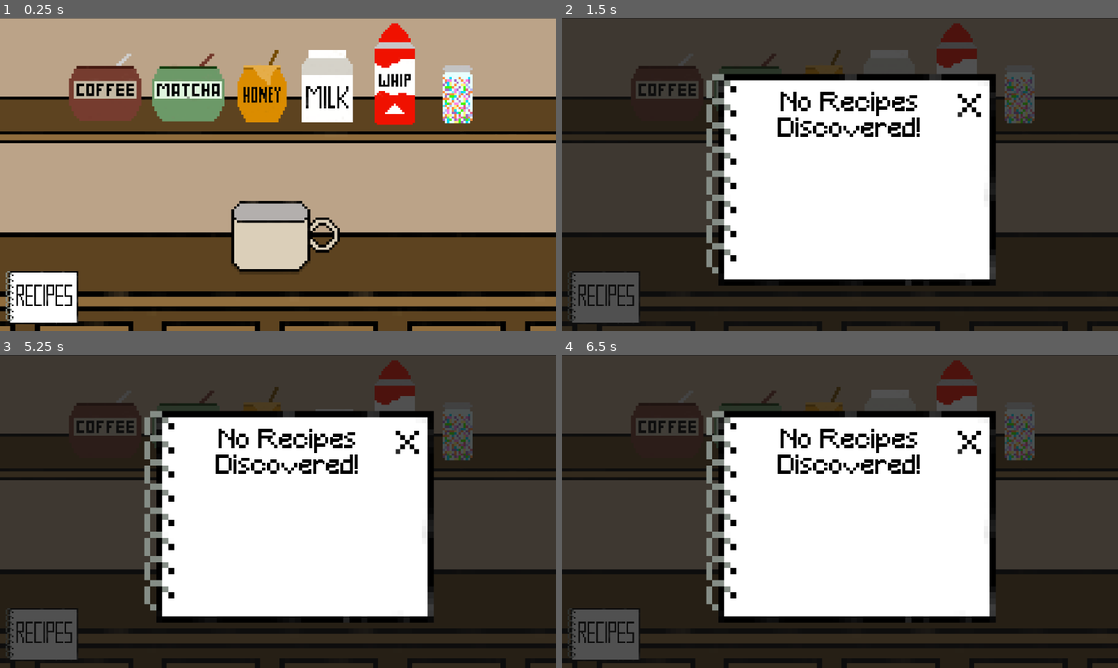
Above: before the commit, frames 1-4 (two rows, left to right).
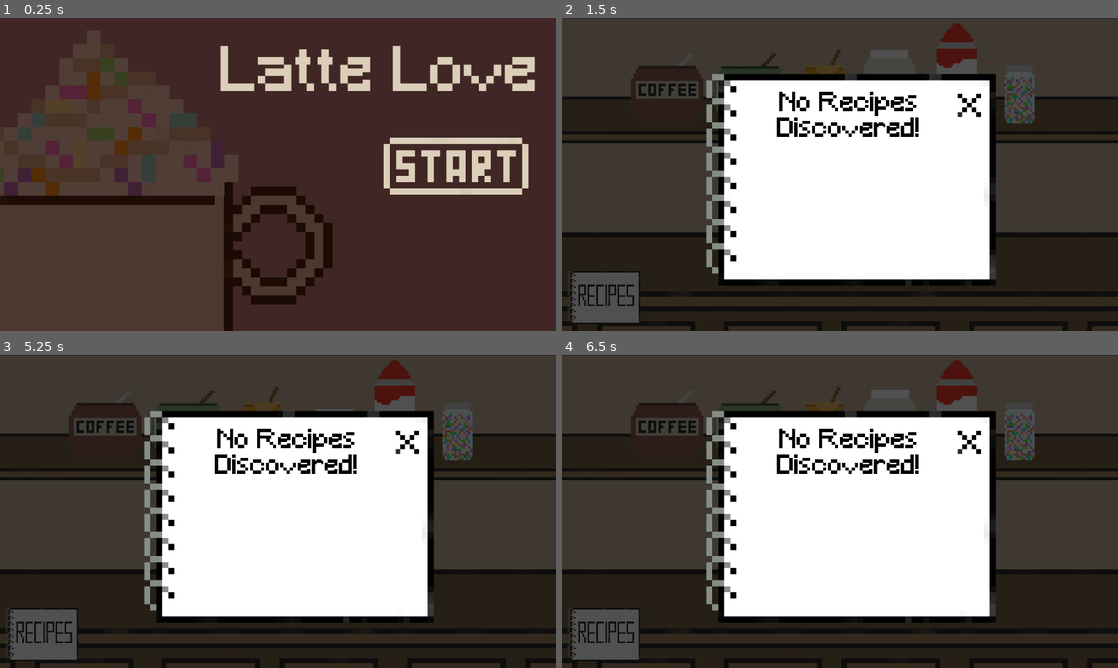
Above: after the commit, the same moments.

Repository: crencricca/coffee-shop-simulator
Game: Godot game, scene res://scenes/game.tscn
The game is run twice, just before and just after one commit, with the same random seed, the same clock (stepped at 60 frames per second) and the same inputs.
Inputs (mouse positions are in pixels of both pictures, inside the frame that each line leads up to):
- Up to frame 1 (0.25 s): no input
- Up to frame 2 (1.5 s): click (1017, 165) at 0.52 s; click (606, 296) at 1.25 s
- Up to frame 3 (5.25 s): click (44, 633) at 2 s; click (44, 633) at 2.75 s; tap Enter at 3.5, 5 s; drag from (266, 570) to (105, 426) at 3.52 s; tap Space at 4.25 s; drag from (166, 527) to (266, 570) at 4.27 s; move the mouse to (333, 442) at 5.02 s; click (333, 442) at 5.17 s
- Up to frame 4 (6.5 s): tap Space at 5.75 s; drag from (812, 574) to (751, 426) at 5.77 s

The runs differ from the first frame. In frame 1, 89% of the frame differs, in the area x 0-100%, y 0-100%; in frame 2, 0.8%; in frame 3, 0.8%; in frame 4, 0.8%.

Commit message:
Add start screen

Diff:
--- a/project.godot
+++ b/project.godot
@@ -13,7 +13,7 @@
 config/name="Coffee Minigame"
 run/main_scene="uid://buurjvc5gnm3f"
 config/features=PackedStringArray("4.4", "Forward Plus")
-config/icon="res://icon.svg"
+config/icon="uid://dmqmfsw0o200x"
 
 [display]
 
--- a/scenes/game.tscn
+++ b/scenes/game.tscn
@@ -7,13 +7,13 @@
 [ext_resource type="PackedScene" uid="uid://djbuqgvkxwsgb" path="res://scenes/beverage.tscn" id="2_yqjtg"]
 [ext_resource type="Texture2D" uid="uid://bl8817lmynbij" path="res://assets/UI/Recipes/Recipe book.png" id="3_lnu2h"]
 [ext_resource type="PackedScene" uid="uid://bcx4apmnljqqg" path="res://scenes/recipe_book.tscn" id="5_iywne"]
+[ext_resource type="PackedScene" uid="uid://bufhx2vsvb0bl" path="res://scenes/start_screen.tscn" id="8_gee14"]
 
 [node name="Game" type="Node2D"]
 script = ExtResource("1_lbhrr")
 
 [node name="Background Music" type="AudioStreamPlayer" parent="."]
 stream = ExtResource("2_u5sy4")
-autoplay = true
 playback_type = 1
 parameters/looping = true
 
@@ -87,8 +87,11 @@
 [node name="Next" parent="Recipe Book" index="2"]
 metadata/_edit_use_anchors_ = true
 
-[node name="Close" parent="Recipe Book" index="3"]
+[node name="Close" parent="Recipe Book" index="4"]
 metadata/_edit_use_anchors_ = true
+
+[node name="Start Screen" parent="." instance=ExtResource("8_gee14")]
+visible = false
 
 [connection signal="pressed" from="Recipes Button" to="." method="_on_recipes_button_pressed"]
 [connection signal="input_event" from="Beverage" to="Beverage" method="_on_input_event"]
--- a/scenes/recipe_book.tscn
+++ b/scenes/recipe_book.tscn
@@ -24,7 +24,7 @@
 
 [node name="Title" type="RichTextLabel" parent="Recipe"]
 layout_mode = 0
-offset_left = 444.0
+offset_left = 420.0
 offset_top = 592.0
 offset_right = 2528.0
 offset_bottom = 1136.0
@@ -37,10 +37,10 @@
 
 [node name="List" type="RichTextLabel" parent="Recipe"]
 layout_mode = 0
-offset_left = 540.0
-offset_top = 1188.0
-offset_right = 2564.0
-offset_bottom = 2292.0
+offset_left = 752.0
+offset_top = 1268.0
+offset_right = 2520.0
+offset_bottom = 2412.0
 theme_override_colors/default_color = Color(0, 0, 0, 1)
 theme_override_fonts/normal_font = ExtResource("3_bhyhu")
 theme_override_font_sizes/normal_font_size = 204
@@ -49,11 +49,21 @@
 [node name="Next" type="TextureButton" parent="."]
 visible = false
 offset_left = 652.0
-offset_top = 352.0
+offset_top = 365.0
 offset_right = 3652.0
-offset_bottom = 3352.0
+offset_bottom = 3365.0
 scale = Vector2(0.015, 0.015)
 texture_normal = ExtResource("3_1vfb6")
+
+[node name="Previous" type="TextureButton" parent="."]
+visible = false
+offset_left = 104.0
+offset_top = 365.0
+offset_right = 3104.0
+offset_bottom = 3365.0
+scale = Vector2(0.015, 0.015)
+texture_normal = ExtResource("3_1vfb6")
+flip_h = true
 
 [node name="Close" type="TextureButton" parent="."]
 offset_left = 651.0
@@ -63,4 +73,19 @@
 scale = Vector2(0.02, 0.02)
 texture_normal = ExtResource("2_jfus2")
 
+[node name="Number" type="RichTextLabel" parent="."]
+visible = false
+offset_left = 539.0
+offset_top = 573.0
+offset_right = 728.0
+offset_bottom = 624.0
+theme_override_colors/default_color = Color(0, 0, 0, 1)
+theme_override_fonts/normal_font = ExtResource("3_bhyhu")
+theme_override_font_sizes/normal_font_size = 50
+text = "10 / 10"
+fit_content = true
+scroll_active = false
+horizontal_alignment = 1
+
 [connection signal="pressed" from="Next" to="." method="_on_next_pressed"]
+[connection signal="pressed" from="Previous" to="." method="_on_previous_pressed"]
--- /dev/null
+++ b/scenes/start_screen.tscn
@@ -0,0 +1,52 @@
+[gd_scene load_steps=6 format=3 uid="uid://bufhx2vsvb0bl"]
+
+[ext_resource type="FontFile" uid="uid://di37x2v4431hh" path="res://fonts/Minecraft.ttf" id="1_he1sj"]
+[ext_resource type="Script" uid="uid://drgddqywkbm0g" path="res://scripts/start_screen.gd" id="1_hm208"]
+[ext_resource type="Texture2D" uid="uid://bmibapf0rasux" path="res://assets/Beverage_Whip_Sprinkles.png" id="2_hm208"]
+[ext_resource type="Texture2D" uid="uid://bvi8xe4p5wgv1" path="res://assets/Mug.png" id="2_r2jwc"]
+[ext_resource type="Texture2D" uid="uid://coiiwciyf680r" path="res://assets/UI/Start.png" id="3_hm208"]
+
+[node name="Start Screen" type="Node2D"]
+script = ExtResource("1_hm208")
+
+[node name="Overlay2" type="ColorRect" parent="."]
+offset_right = 1171.0
+offset_bottom = 677.0
+color = Color(0.643762, 0.510796, 0.581029, 1)
+
+[node name="Mug" type="Sprite2D" parent="."]
+position = Vector2(314, 490)
+scale = Vector2(0.25, 0.25)
+texture = ExtResource("2_r2jwc")
+
+[node name="BeverageWhipSprinkles" type="Sprite2D" parent="."]
+position = Vector2(194, 197)
+scale = Vector2(0.2, 0.2)
+texture = ExtResource("2_hm208")
+
+[node name="Overlay" type="ColorRect" parent="."]
+offset_right = 1171.0
+offset_bottom = 677.0
+color = Color(0.141176, 0.054902, 0.0235294, 0.780392)
+
+[node name="Start" type="TextureButton" parent="."]
+offset_left = 795.0
+offset_top = 157.0
+offset_right = 3795.0
+offset_bottom = 3157.0
+scale = Vector2(0.1, 0.1)
+texture_normal = ExtResource("3_hm208")
+
+[node name="Title" type="RichTextLabel" parent="."]
+offset_left = 410.0
+offset_top = 58.0
+offset_right = 1116.0
+offset_bottom = 186.0
+theme_override_colors/default_color = Color(0.862745, 0.811765, 0.72549, 1)
+theme_override_fonts/normal_font = ExtResource("1_he1sj")
+theme_override_font_sizes/normal_font_size = 124
+text = "Latte Love"
+fit_content = true
+horizontal_alignment = 2
+
+[connection signal="pressed" from="Start" to="." method="_on_start_button_pressed"]
--- a/scripts/recipe_book.gd
+++ b/scripts/recipe_book.gd
@@ -14,15 +14,26 @@
 	beverage_node.connect("recipe_discovered", _on_recipe_discovered)
 	_set_recipe()
 
-func _process(delta: float) -> void:
-	if discovered.size() > 1: find_child("Next").show()
-	pass
-
 func _parse_ingredients(list: Array):
 	var result = ''
 	for ingredient in list:
 		result += '- ' + ingredient + '\n'
 	return result
+
+func _update_button_visibility():
+	if discovered.size() <= 1:
+		find_child("Next").hide()
+		find_child("Previous").hide()
+	else:
+		if current >= discovered.size() - 1:
+			find_child("Next").hide()
+		else:
+			find_child("Next").show()
+
+		if current <= 0:
+			find_child("Previous").hide()
+		else:
+			find_child("Previous").show()
 
 func _set_recipe():
 	if discovered.size() == 0: return
@@ -30,13 +41,17 @@
 	var list = RECIPES.get(title)
 	recipe_node.find_child("Title").text = title
 	recipe_node.find_child("List").text = _parse_ingredients(list)
-	print(_parse_ingredients(list))
+	if (discovered.size() >= 1): find_child("Number").show()
+	find_child("Number").text = str(current + 1) + " / " + str(RECIPES.size())
+	_update_button_visibility()
 
-func _on_next_pressed()  -> void:
-	if (current >= discovered.size() - 1):
-		current = 0
+func _on_previous_pressed() -> void:
+	if current > 0:
+		current -= 1
 		_set_recipe()
-	else:
+
+func _on_next_pressed() -> void:
+	if current < discovered.size() - 1:
 		current += 1
 		_set_recipe()
 
--- /dev/null
+++ b/scripts/start_screen.gd
@@ -0,0 +1,7 @@
+extends Node2D
+
+func _ready():
+	show()
+
+func _on_start_button_pressed() -> void:
+	hide()
Binary file added: assets/UI/Start.png
Not shown, added: assets/UI/Start.png.import
Not shown: 1 places in scenes/game.tscn that only renumber resources
Not shown, added: scripts/start_screen.gd.uid
